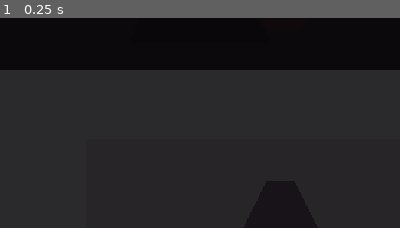
Above: before the commit, frame 1.
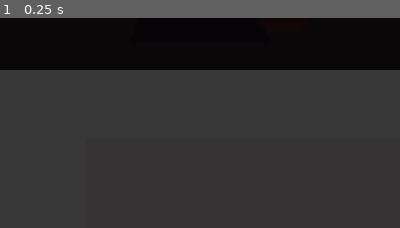
Above: after the commit, the same moment.

Repository: matstangherlin/redhollow
Game: Godot game, scene res://scenes/areas/vertical_slice_underground_art.tscn
Two runs of this game, one before a commit and one after it. Both use one fixed random seed, a clock stepped at 60 frames per second and the inputs below. This scene is started directly instead of the project's main scene.
Inputs:
- Up to frame 1 (0.25 s): no input
The pictures show only the part of the screen within x 50-100%, y 50-100%; the shares and areas given below are measured in that part.

The runs differ from the first frame. In frame 1, 2.9% of the frame differs, in the area x 60-80%, y 77-100%.
Error before the commit: Invalid type in function 'get_node_or_null' in base 'Node2D (UndergroundArtArea)'. Cannot convert argument 1 from StringName to NodePath. (res://scripts/visual…

Commit message:
Fix underground area crash when entering catacombs.
Pass NodePath to get_node_or_null in UndergroundArtArea and add a deferred-load regression test.

Co-authored-by: Cursor <cursoragent@cursor.com>

Diff:
--- a/scripts/visual/underground_art_area.gd
+++ b/scripts/visual/underground_art_area.gd
@@ -102,7 +102,7 @@
 
 func _tag_greybox_visuals() -> void:
 	for node_name in [&"BackgroundTint"]:
-		var node := get_node_or_null(node_name)
+		var node := get_node_or_null(NodePath(String(node_name)))
 		if node is Polygon2D:
 			node.add_to_group(GREYBOX_VISUAL_GROUP)
 
--- a/scripts/visual/underground_beta_complete_tests.gd
+++ b/scripts/visual/underground_beta_complete_tests.gd
@@ -16,7 +16,7 @@
 
 	_test_progression_zones(failures)
 	_test_presentation_and_finale_hooks(failures)
-	_test_gameplay_preserved(failures)
+	await _test_gameplay_preserved_async(failures)
 	_test_church_continuity(failures)
 	_test_world_graph(failures)
 	_test_scale_continuity(failures)
@@ -64,13 +64,16 @@
 	presentation.free()
 
 
-func _test_gameplay_preserved(failures: PackedStringArray) -> void:
+func _test_gameplay_preserved_async(failures: PackedStringArray) -> void:
 	var packed := load(UNDERGROUND_ART_SCENE) as PackedScene
 	if packed == null:
 		failures.append("Underground art scene must load.")
 		return
 
 	var area: UndergroundArtArea = packed.instantiate() as UndergroundArtArea
+	root.add_child(area)
+	await TestHelpers.await_frames(get_tree(), 3)
+
 	for path in [
 		"WorldObjects/UndergroundCheckpoint",
 		"WorldObjects/DeaconRusk",
@@ -82,7 +85,11 @@
 	]:
 		if area.get_node_or_null(path) == null:
 			failures.append("Missing gameplay node: %s." % path)
-	area.free()
+
+	if area.get_art_presentation() == null:
+		failures.append("Underground art presentation must spawn after deferred visual apply.")
+
+	area.queue_free()
 
 
 func _test_church_continuity(failures: PackedStringArray) -> void:
